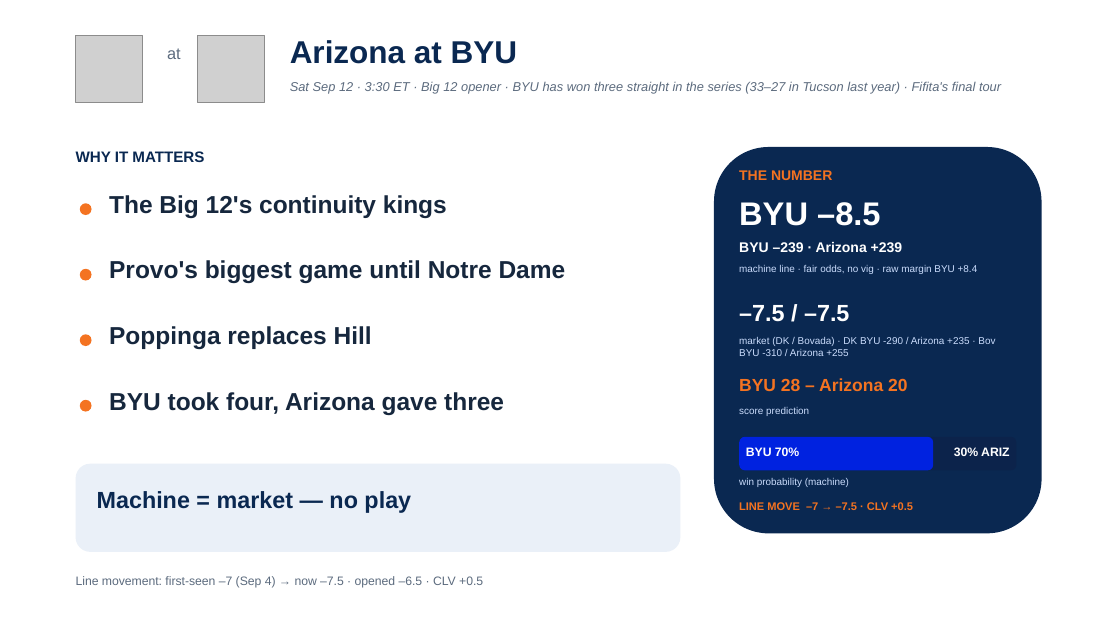
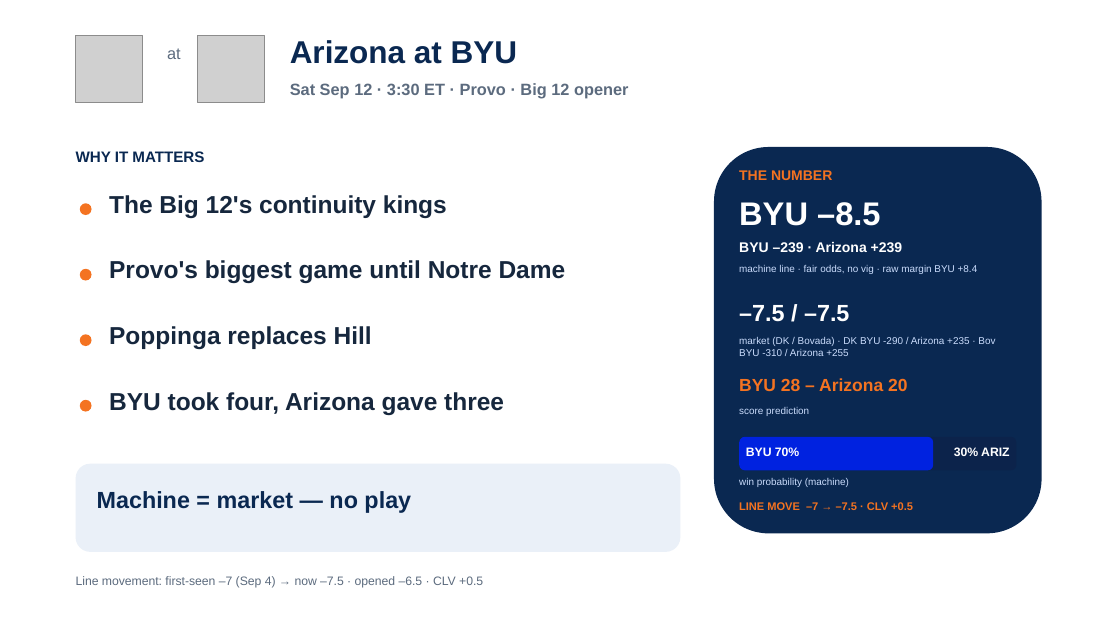
Before and after one commit to lucasalvarezflorida-lab/ncaa-fbs-analytics, a slide deck: slide 12 of decks/2026_Week2_Episode3.pptx. Drawn at 1120x630 pixels with LibreOffice and Linux fonts; fonts in the diff are those of the drawing; grey boxes stand for pictures. Boxes give left, top, right and bottom in pixels: in the first picture for what was removed or moved away, otherwise in the second. Text is boxed around its words. In the diff, an @@ line names an element or a change of style, - is before the commit and + after.

```diff
--- a/decks/2026_Week2_Episode3.pptx
+++ b/decks/2026_Week2_Episode3.pptx
@@ text at (290, 83, 628, 99): text changed; size 11 to 14 pt; bold on; italic off @@
-Sat Sep 12 · 3:30 ET · Big 12 opener · BYU has won three straight in the series (33–27 in Tucson last year) · Fifita's final tour
+Sat Sep 12 · 3:30 ET · Provo · Big 12 opener
```
Also in this commit, not shown: 4 other slides changed, 1 other file.
